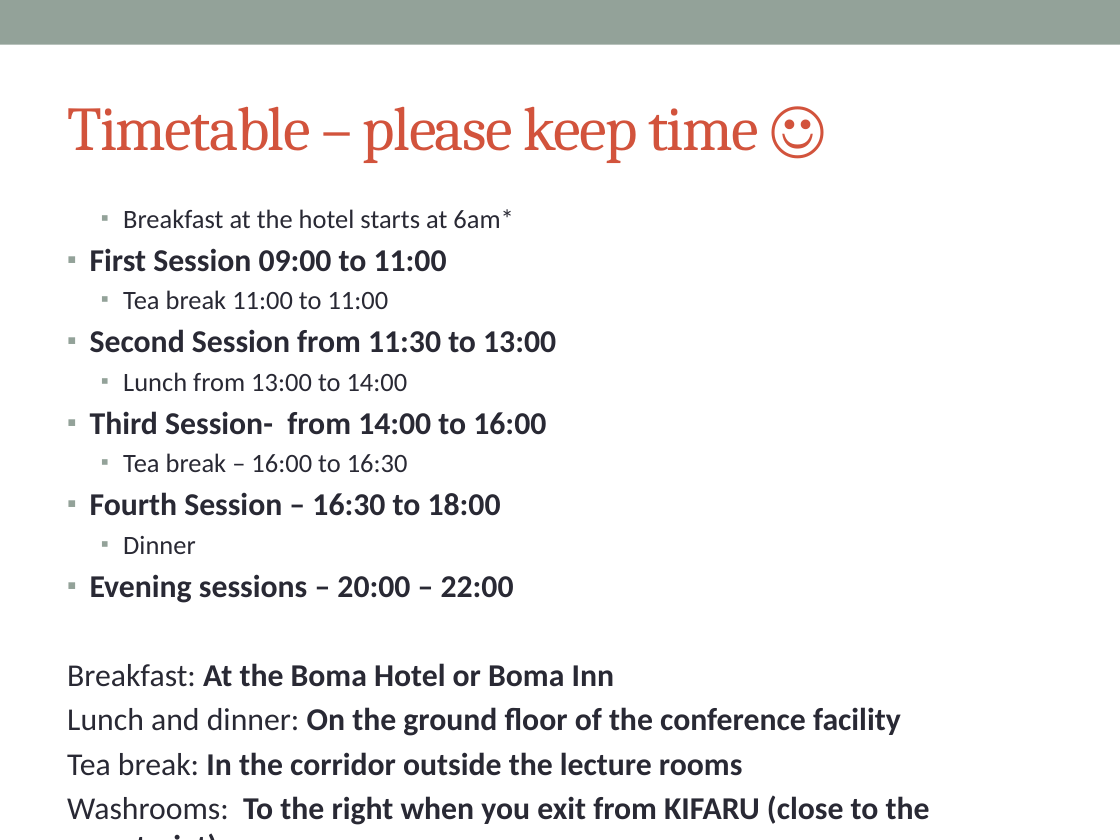
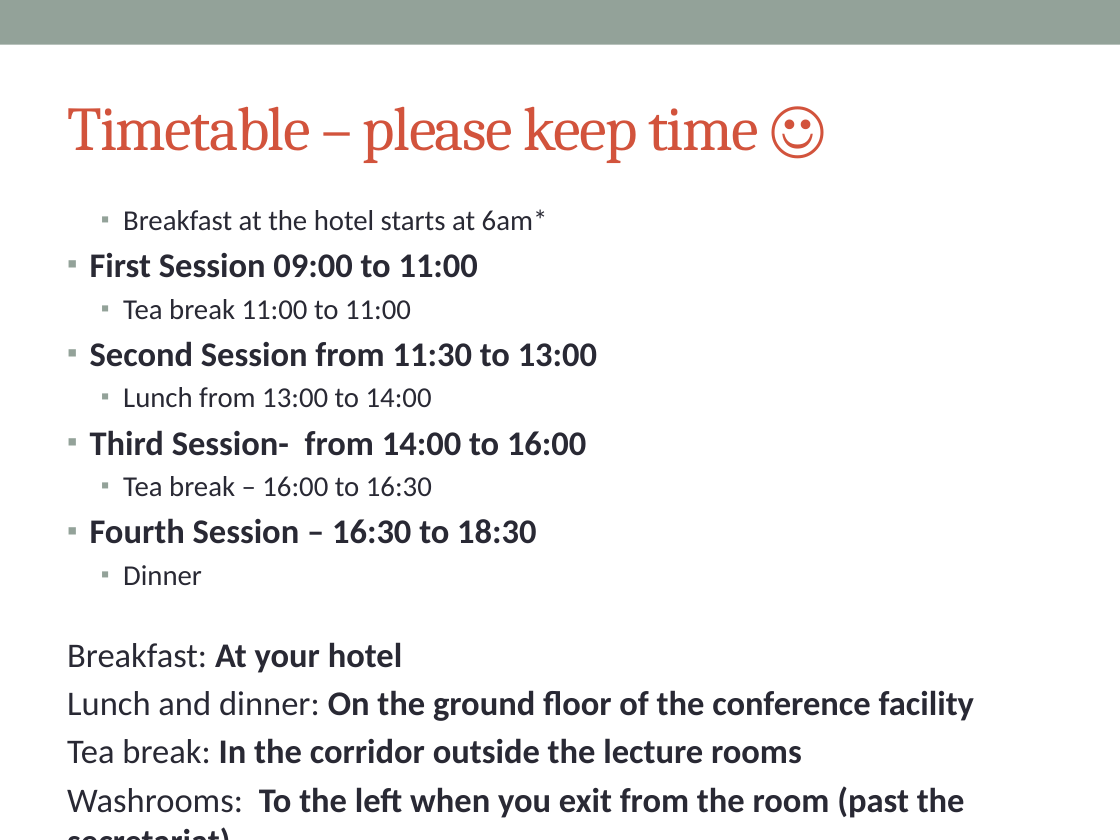
Before and after one commit to afnog/sse, a slide deck: slide 6 of intro/IntroPresentation.pptx. Drawn at 1120x840 pixels with LibreOffice and Linux fonts; fonts in the diff are those of the drawing. Boxes give left, top, right and bottom in pixels: in the first picture for what was removed or moved away, otherwise in the second. Text is boxed around its words. In the diff, an @@ line names an element or a change of style, - is before the commit and + after.

Commit message:
/ ‘intro/IntroPresentation.pptx’

```diff
--- a/intro/IntroPresentation.pptx
+++ b/intro/IntroPresentation.pptx
@@ text at bbox=[67, 209, 974, 764]: size 17 to 18.5 pt in "Breakfast at the hotel starts at 6am*", "Tea break 11:00 to 11:00", "Lunch from 13:00 to 14:00", "Tea break – 16:00 to 16:30" and 1 more places; size 20.4 to 22.2 pt in "First Session 09:00 to 11:00", "Second Session from 11:30 to 13:00", "Third Session- from 14:00 to 16:00", "Lunch and dinner: On the ground floor ..." and 1 more places @@
@@ text at bbox=[90, 518, 536, 544]: text changed; size 20.4 to 22.2 pt @@
-▪ Fourth Session – 16:30 to 18:00
+▪ Fourth Session – 16:30 to 18:30
@@ text at bbox=[67, 642, 402, 673]: text changed; size 20.4 to 22.2 pt @@
-▪ Evening sessions – 20:00 – 22:00
-Breakfast: At the Boma Hotel or Boma Inn
+Breakfast: At your hotel
@@ text at bbox=[67, 786, 965, 818]: text changed; size 20.4 to 22.2 pt @@
-Washrooms: To the right when you exit from KIFARU (close to the secretariat)
+Washrooms: To the left when you exit from the room (past the secretariat)
```
Also in this commit, not shown: 1 other slide changed.
